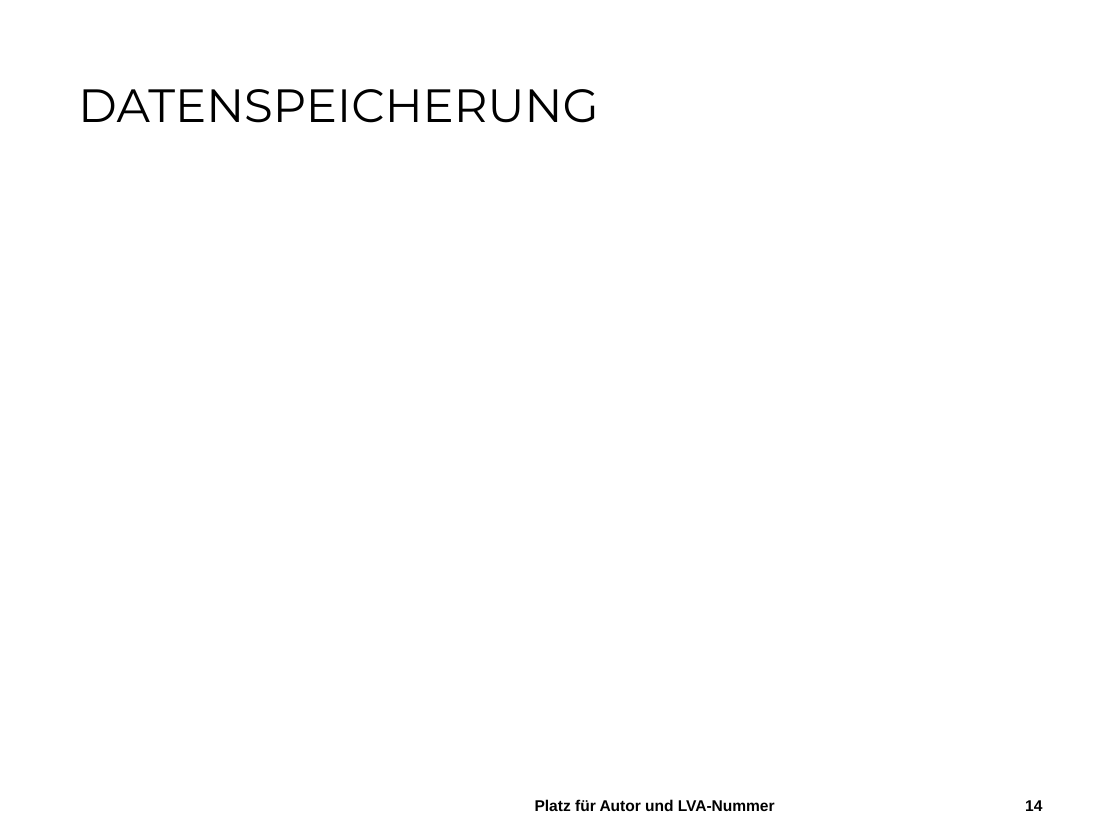
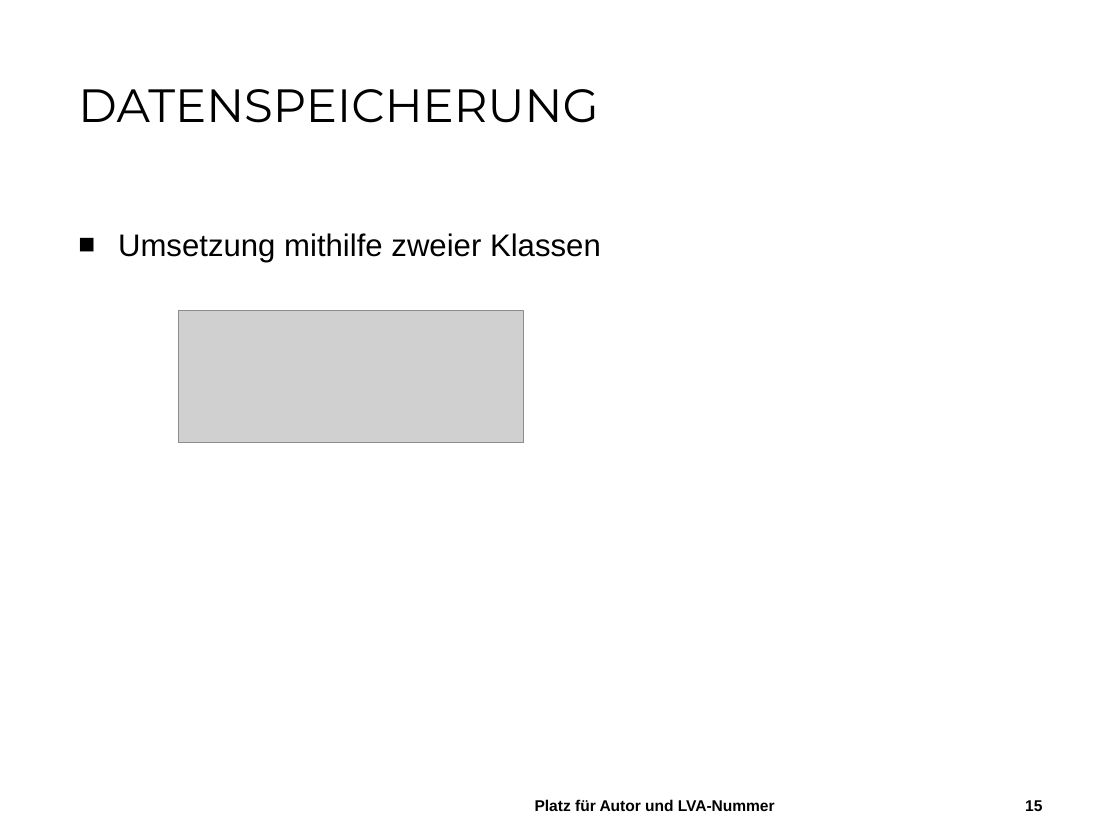
Before and after one commit to aistleithnera/258321_DKE_PR, a slide deck: slide 15 of Dokumente/Abschlusspräsentation/Abschlusspräsentation.pptx (slide 14 before the commit). Drawn at 1120x840 pixels with LibreOffice and Linux fonts; fonts in the diff are those of the drawing; grey boxes stand for pictures; background and template pictures are left out. Boxes give left, top, right and bottom in pixels: in the first picture for what was removed or moved away, otherwise in the second. Text is boxed around its words. In the diff, an @@ line names an element or a change of style, - is before the commit and + after.

```diff
--- a/Dokumente/Abschlusspräsentation/Abschlusspräsentation.pptx
+++ b/Dokumente/Abschlusspräsentation/Abschlusspräsentation.pptx
@@ text added at (118,233,601,262), 20 pt, text #000000 @@
+■ Umsetzung mithilfe zweier Klassen
@@ picture added at (178,310,523,441) @@
@@ page number at (1025,800,1042,811): text changed @@
-14
+15
```
Also in this commit, not shown: 1 other slide changed, 4 slides added.
